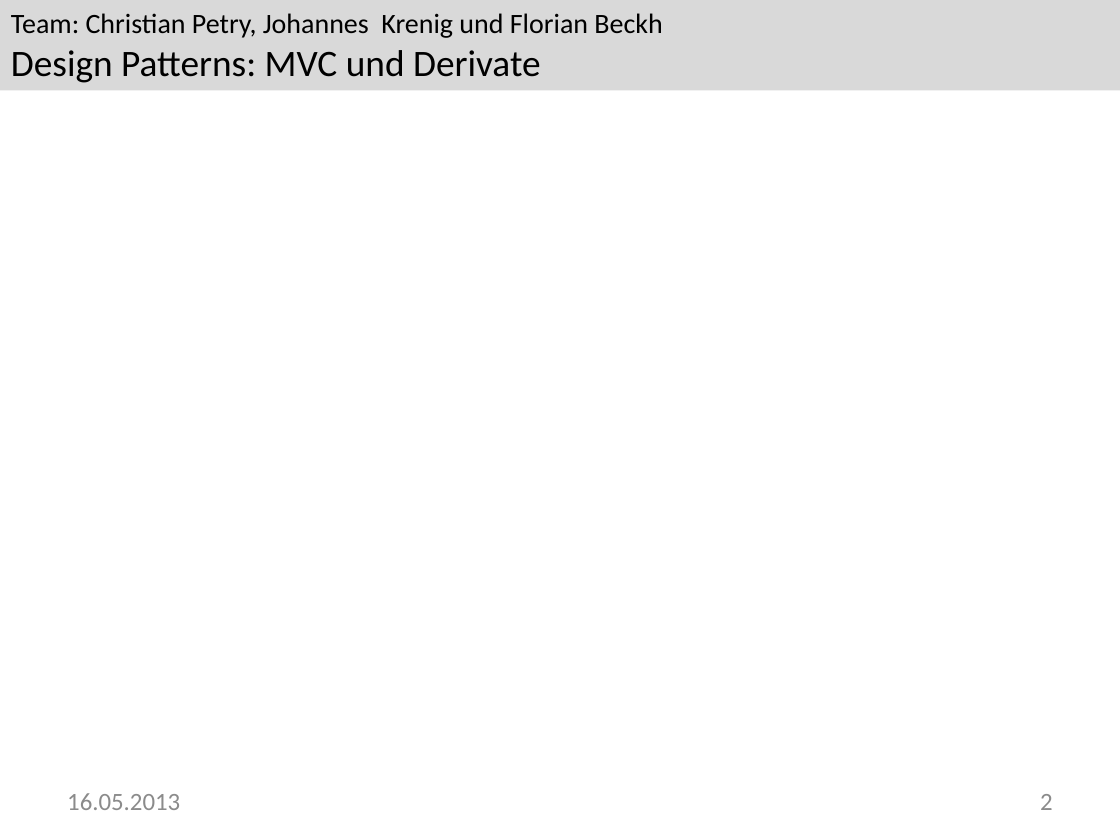
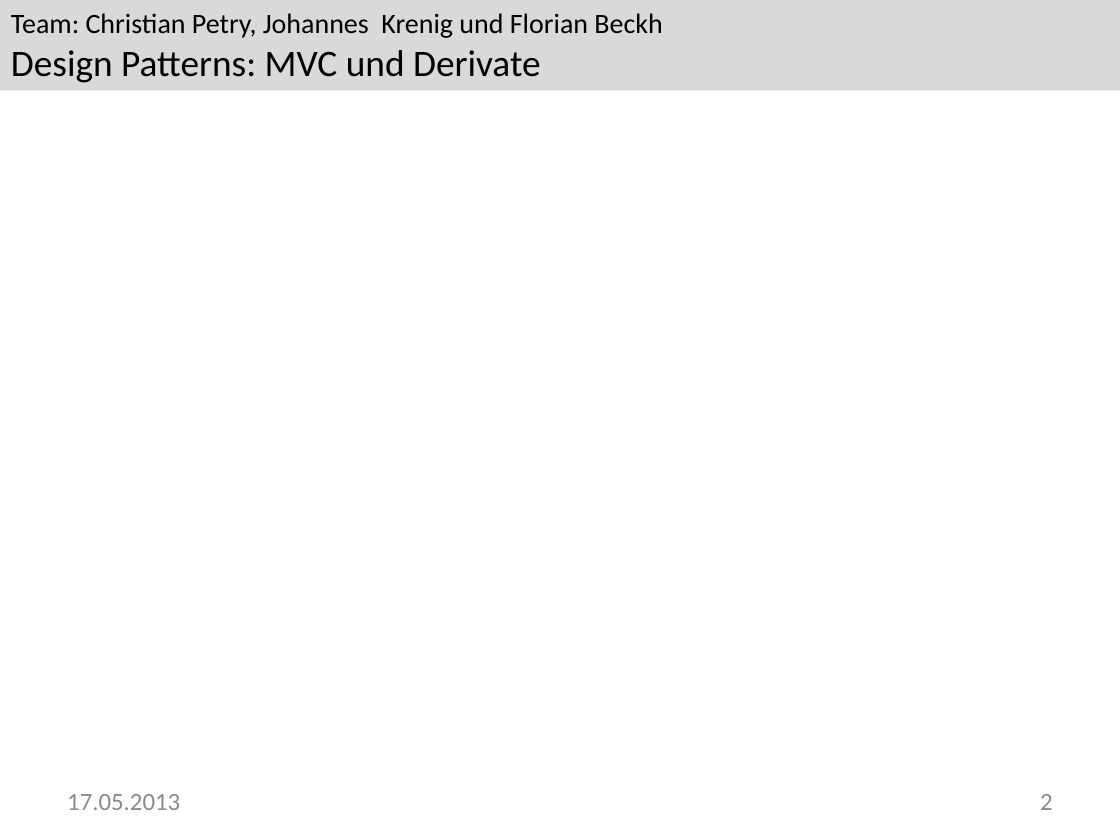
Before and after one commit to Greever/Design-Pattern-MVC, a slide deck: slide 2 of Dokumentation/Praesentation/Praesentation.pptx. Drawn at 1120x840 pixels with LibreOffice and Linux fonts; fonts in the diff are those of the drawing; background and template pictures are left out. Boxes give left, top, right and bottom in pixels: in the first picture for what was removed or moved away, otherwise in the second. Text is boxed around its words. In the diff, an @@ line names an element or a change of style, - is before the commit and + after.

```diff
--- a/Dokumentation/Praesentation/Praesentation.pptx
+++ b/Dokumentation/Praesentation/Praesentation.pptx
@@ text at <box>67,794,180,810</box>: text changed @@
-16.05.2013
+17.05.2013
```
Also in this commit, not shown: 13 other slides changed.
